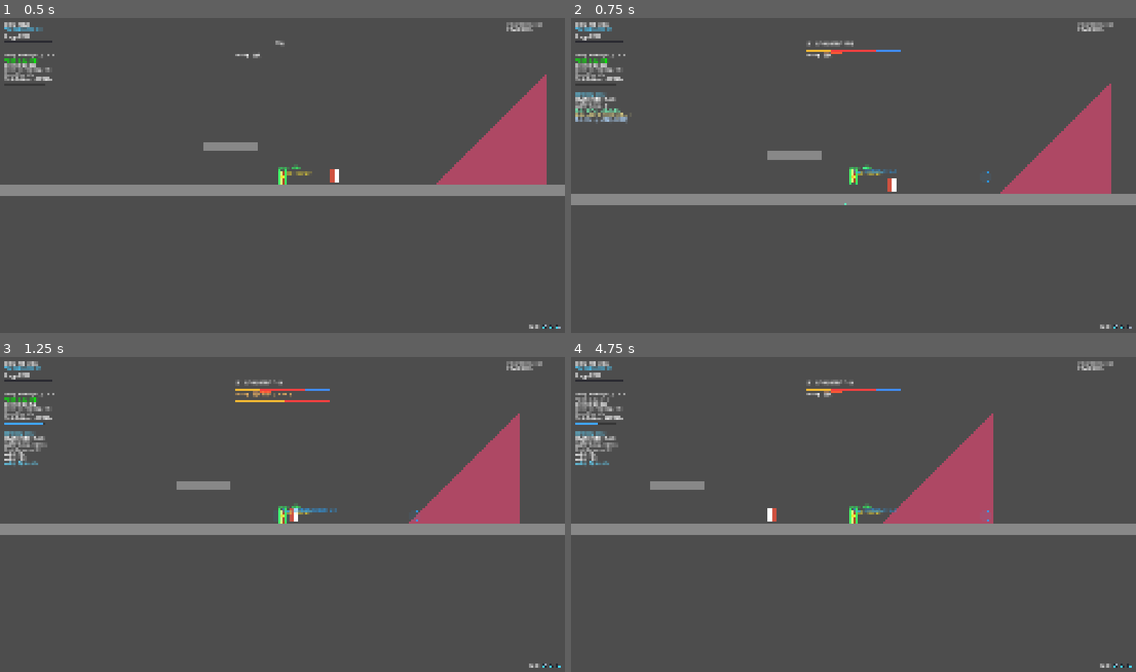
Above: before the commit, frames 1-4 (two rows, left to right).
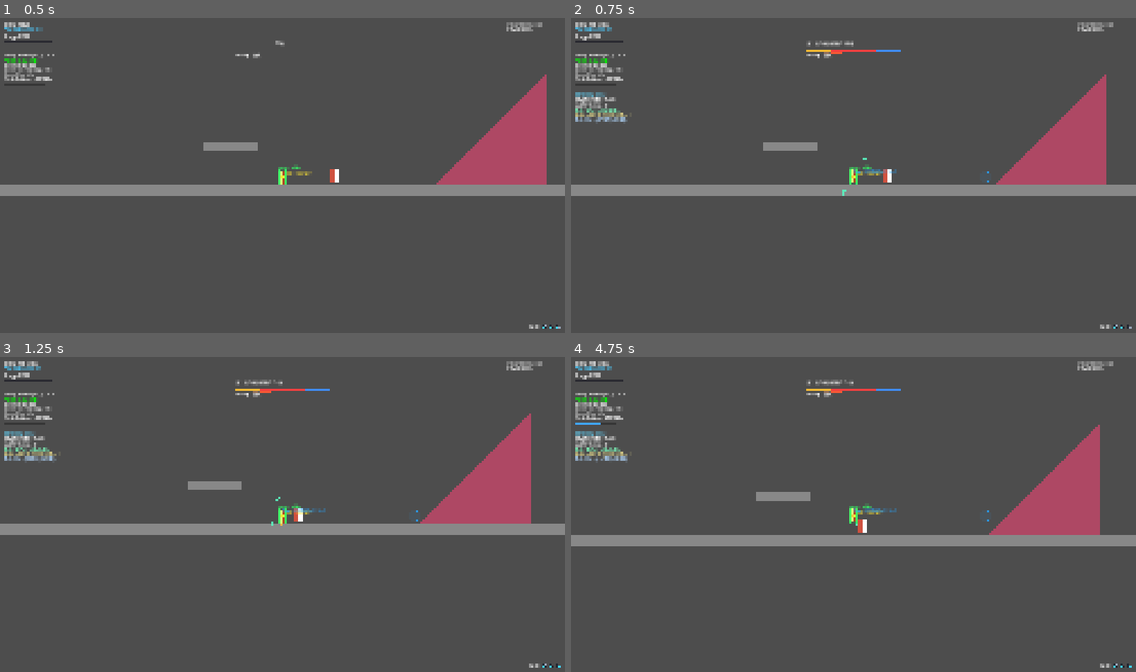
Above: after the commit, the same moments.

Repository: Guo3020/CombatLab
Game: Godot game, scene res://02_scenes/01_arena/main.tscn
Two runs of this game, one before a commit and one after it. Both use one fixed random seed, a clock stepped at 60 frames per second and the inputs below.
Inputs (mouse positions are in pixels of both pictures, inside the frame that each line leads up to):
- Up to frame 1 (0.5 s): no input
- Up to frame 2 (0.75 s): tap Enter at 0.5 s; move the mouse to (977, 159) at 0.52 s; hold D (move_right) from 0.53 s (still down); hold Right mouse button (dodge) from 0.53 s (still down); click (977, 159) at 0.67 s
- Up to frame 3 (1.25 s): keep holding D (move_right); keep holding Right mouse button (dodge); tap Up (jump) at 0.77 s
- Up to frame 4 (4.75 s): release D (move_right) at 1.25 s; release Right mouse button (dodge) at 1.25 s; drag from (740, 530) to (983, 514) at 1.27 s; move the mouse to (910, 445) at 2.02 s; hold A (move_left) 2.03-2.75 s; tap Delete at 2.1 s; drag from (825, 580) to (684, 467) at 2.77 s; move the mouse to (1023, 564) at 3.52 s; hold D (move_right) 3.53-4.25 s; hold Right mouse button (dodge) 3.53-4.25 s; tap Up (jump) at 3.77 s; drag from (684, 467) to (768, 435) at 4.27 s

Frame 1 is identical in both runs. In frame 2, 7.6% of the frame differs, in the area x 0-100%, y 17-60%; in frame 3, 2.2%; in frame 4, 15%, in the area x 0-100%, y 12-61%.

Commit message:
更新 sword_combo_01.tres

Diff:
--- a/04_resources/player1_action/sword_combo_01.tres
+++ b/04_resources/player1_action/sword_combo_01.tres
@@ -18,7 +18,8 @@
 metadata/_custom_type_script = "uid://bx3y8p324q4xu"
 
 [sub_resource type="Curve" id="Curve_4ikgc"]
-_data = [Vector2(0, 3.508772), 0.0, 0.0, 0, 0, Vector2(0.3856383, -52.63158), 0.0, 0.0, 0, 0, Vector2(1, 77.192986), 0.0, 0.0, 0, 0]
+resource_name = "MovementTrack X Curve"
+_data = [Vector2(0, 3.508772), 0.0, 0.0, 0, 0, Vector2(0.328084, -36.842106), 0.0, 0.0, 0, 0, Vector2(1, 77.192986), 0.0, 0.0, 0, 0]
 point_count = 3
 
 [sub_resource type="Curve" id="Curve_tehj2"]
@@ -33,6 +34,7 @@
 movement_mode = 3
 stabilization_enabled = false
 stabilization_speed = 1000.0
+movement_track_duration = 0.8
 movement_track_x = SubResource("Curve_4ikgc")
 movement_track_y = SubResource("Curve_tehj2")
 movement_track_collision_strategy = 1
